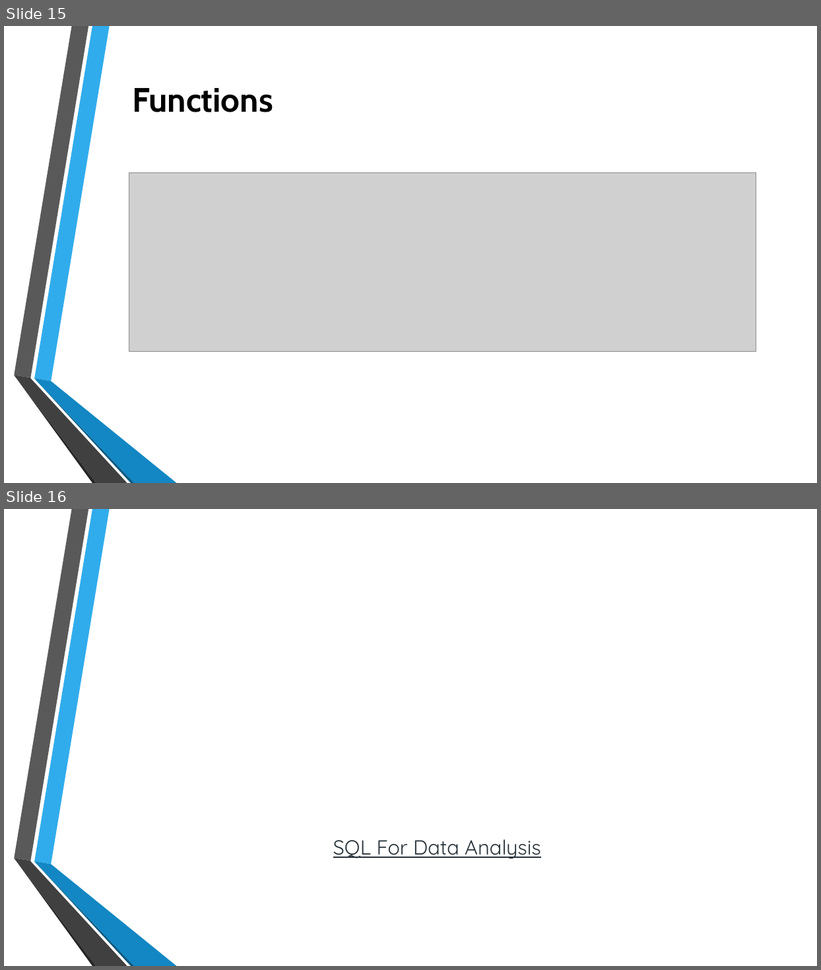
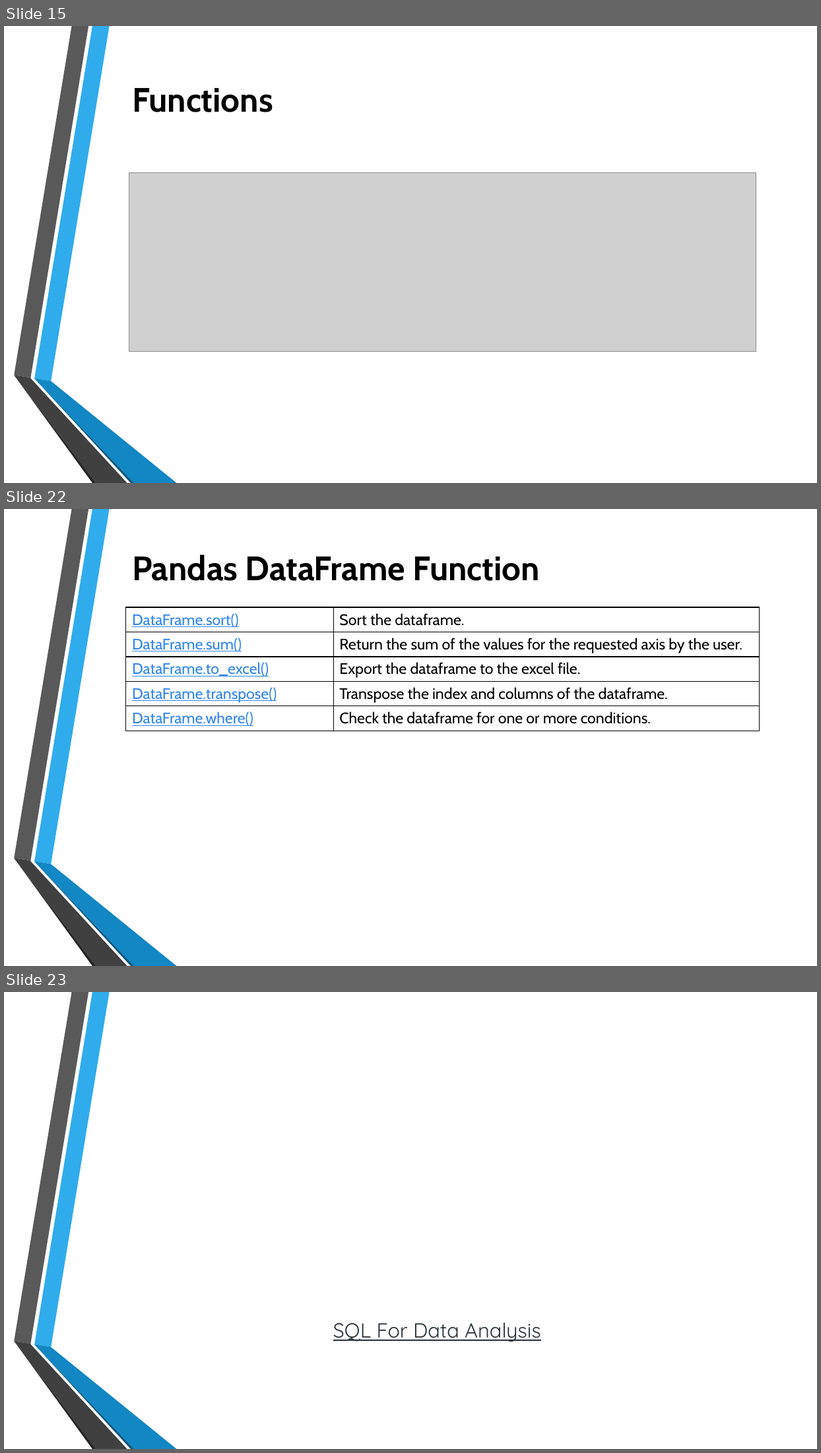
Before and after one commit to thetnaingtunerp/dax, a slide deck: PythonDAX/Data Analysis with Python.pptx. Shown one above the other, each under a label of ours: slides 15 and 16 before the commit, slides 15, 22 and 23 after it; the slides between them are not shown. The pictures are 821x970 and 821x1453 pixels, drawn with LibreOffice and Linux fonts; fonts in the diff are those of the drawing; grey boxes stand for pictures; background and template pictures are left out. Boxes give left, top, right and bottom in pixels: in the first picture for what was removed or moved away, otherwise in the second. Text is boxed around its words. In the diff, an @@ line names an element or a change of style, - is before the commit and + after.

```diff
--- a/PythonDAX/Data Analysis with Python.pptx
+++ b/PythonDAX/Data Analysis with Python.pptx
@@ slide 22 added at [4,509,817,966], background picture (left out); not listed: 6 template elements that a slide beside it also shows @@
@@ title added at [132,555,540,581], 40 pt, text #000000, bold @@
+Pandas DataFrame Function
@@ table added at [126,607,759,731], 5 rows, 2 columns @@
+DataFrame.sort() | Sort the dataframe.
+DataFrame.sum() | Return the sum of the values for the requested axis by the user.
+DataFrame.to_excel() | Export the dataframe to the excel file.
+DataFrame.transpose() | Transpose the index and columns of the dataframe.
+DataFrame.where() | Check the dataframe for one or more conditions.
@@ what was slide 16 is now slide 23 @@
```
Also in this commit, not shown: 6 other slides added.
